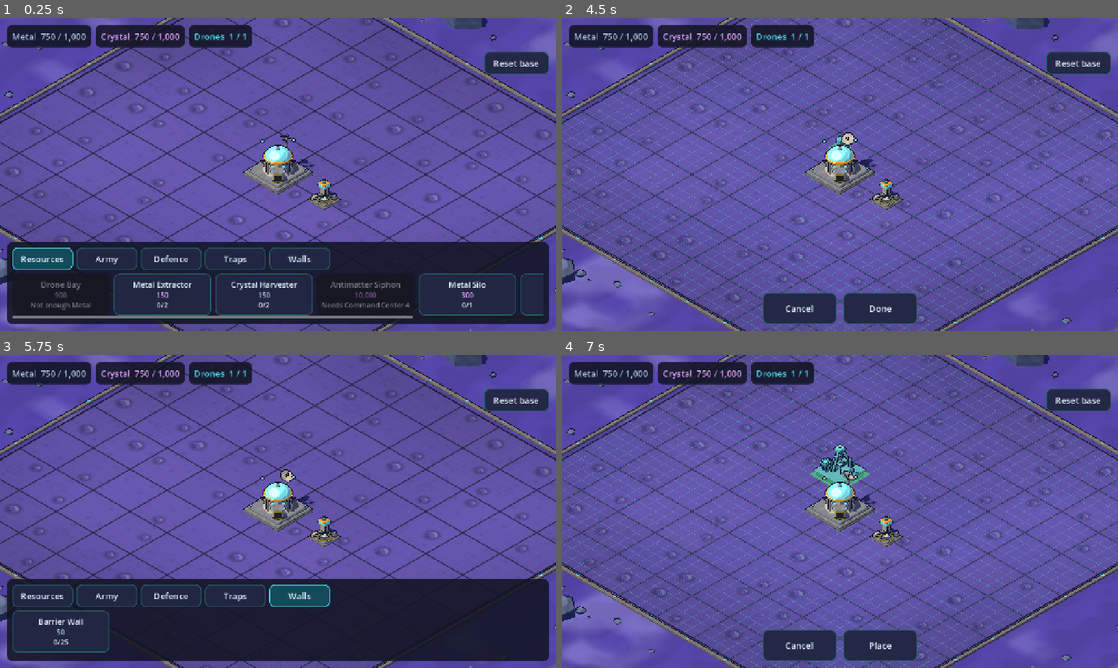
Above: before the commit, frames 1-4 (two rows, left to right).
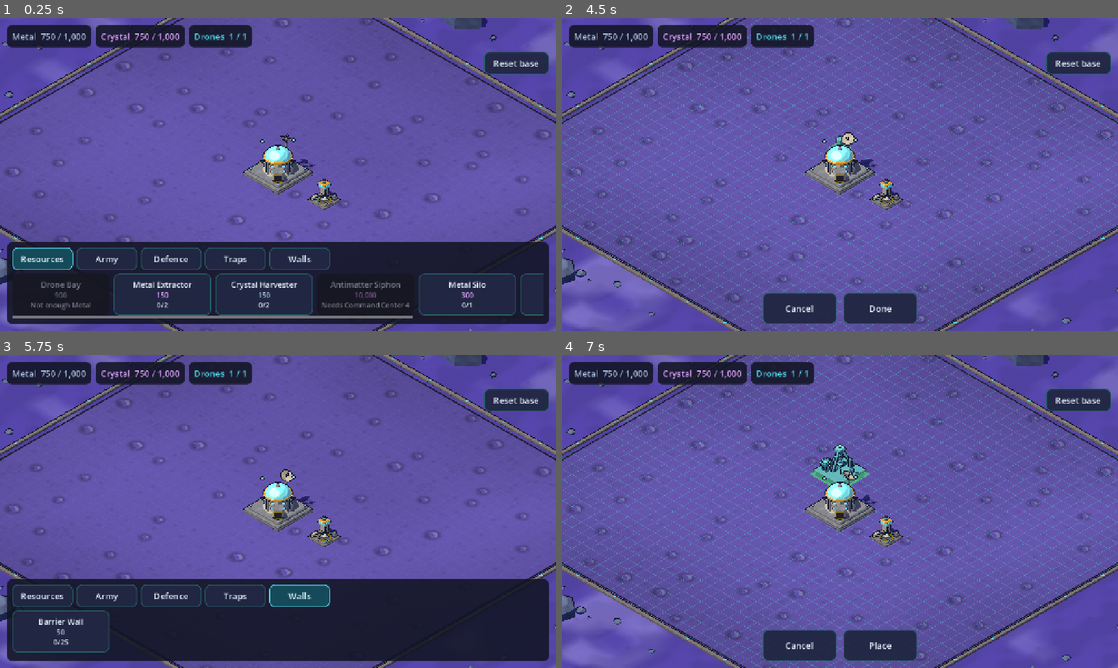
Above: after the commit, the same moments.

Repository: tarnan3751/space-game
Game: Godot game, scene res://scenes/main.tscn
Two runs of this game, one before a commit and one after it. Both use one fixed random seed, a clock stepped at 60 frames per second and the inputs below.
Inputs (mouse positions are in pixels of both pictures, inside the frame that each line leads up to):
- Up to frame 1 (0.25 s): no input
- Up to frame 2 (4.5 s): click "Resources" at 0.5 s; click "Army" at 1.25 s; click "Defence" at 2 s; click "Traps" at 2.75 s; click "Walls" at 3.5 s; click (623, 293) at 4.27 s
- Up to frame 3 (5.75 s): click "Done" at 5 s
- Up to frame 4 (7 s): click "Resources" at 5.75 s; click (723, 630) at 6.52 s

The runs differ from the first frame. In frame 1, 4.0% of the frame differs, in the area x 0-100%, y 0-100%; in frame 2, 4.9%; in frame 3, 4.0%; in frame 4, 4.8%.

Commit message:
Draw the field as one seamless plain
The owner wants the field to be one connected piece without the black borders
between the 4x4 plates. The ink seams along every fourth grid line go, and so
does each tile's own tint, nudged in value and in warmth by its hash: every
tile now has the same ground, the plate tint dusted with the field's base tint.

The grain that the texture carried per tile moves into the shader, in world
space so it runs on across the tiles: two octaves of the value noise at 6 and
12 repeats a cell, each 0.035 either way on the ground under the marks, each
faded out as its lattice falls under a pixel so it does not shimmer at the
widest zooms. The macro noise, the darkening towards the edge, the ink line
along the field's edge, the cell grid, and the tiles' variants, orientations,
lean lighting, tone and ink are as before; the tiles remain what keeps the
plain from repeating, and nothing marks where one ends.

Diff:
--- a/src/game/ground.gdshader
+++ b/src/game/ground.gdshader
@@ -1,25 +1,26 @@
 shader_type spatial;
 render_mode ambient_light_disabled;
 
-// The buildable field (docs/reference/art-style.md, **The field**): a plain of levelled landing
-// plates, PLATE cells square, each drawn from the field texture, with ink seams between the
-// plates, an ink line along the field's edge, and the cell grid in holographic cyan, faint by
-// default and brighter while placing (BaseView.set_grid_highlight sets line_strength); all under
-// the comic style's light (toon_common): the three bands, the halftone in the shadow band. Cells
-// are 1 world unit; the plane is centred on 0.
+// The buildable field (docs/reference/art-style.md, **The field**): one seamless levelled plain
+// of regolith with scattered marks, an ink line along the field's edge, and the cell grid in
+// holographic cyan, faint by default and brighter while placing (BaseView.set_grid_highlight sets
+// line_strength); all under the comic style's light (toon_common): the three bands, the halftone
+// in the shadow band. Cells are 1 world unit; the plane is centred on 0.
 //
-// The field texture (assets/textures/field.png, tools/gen_textures.gd, _draw_field) is an atlas
-// of four plate tiles, quadrant column + 2 row, and holds weights, not colours: R and G the
-// surface's lean across the tile (0.5 flat, 0 and 1 a full lean either way), B ink, A tone (0.5
-// neutral). The tints are MaterialKit roles, set by BaseView. Each plate takes one tile (its
-// variant) in one of eight orientations (a quarter turn count, mirrored from 4 on), both from its
-// cell hash, so neighbouring plates differ. The lean is turned back into the field's axes and
-// lit from sun_across, so however a tile lies its marks are lit from the sun: the side leaning
-// towards it takes the light tint, the side leaning away the dark. The tone mixes towards the
-// dark tint below 0.5 and towards the light above it. A plate is the plate tint, nudged in value
-// and in warmth by the plate, dusted at DUST_SHOWS with the field's base tint. A large value
-// noise and a darkening towards the edge vary the plain further. The seams and the edge line are
-// a fixed width in pixels at a 720 px viewport height, scaled with it, like the ink outline.
+// The marks come from the field texture (assets/textures/field.png, tools/gen_textures.gd,
+// _draw_field), an atlas of four tiles, quadrant column + 2 row, which holds weights, not colours:
+// R and G the surface's lean across the tile (0.5 flat, 0 and 1 a full lean either way), B ink, A
+// tone (0.5 neutral). Every channel is flat along a tile's edges, so nothing shows where one tile
+// meets the next. The tints are MaterialKit roles, set by BaseView. The field is laid with tiles
+// TILE cells square, each one of the four (its variant) in one of eight orientations (a quarter
+// turn count, mirrored from 4 on), both from its cell hash, so the plain does not repeat. The lean
+// is turned back into the field's axes and lit from sun_across, so however a tile lies its marks
+// are lit from the sun: the side leaning towards it takes the light tint, the side leaning away
+// the dark. The tone mixes towards the dark tint below 0.5 and towards the light above it.
+// Everywhere the ground is the plate tint dusted at DUST_SHOWS with the field's base tint, with a
+// fine grain in world space, so it runs on across the tiles, under the marks; a large value noise
+// and a darkening towards the edge vary the plain further. The edge line is a fixed width in pixels
+// at a 720 px viewport height, scaled with it, like the ink outline.
 
 #include "res://src/game/toon_common.gdshaderinc"
 
@@ -36,17 +37,17 @@
 // Towards the key light across the ground, in cell x and y (world x and z): BaseView's SUN_ACROSS.
 uniform vec2 sun_across = vec2(-0.5, 0.866);
 
-// Cells a plate spans.
-const float PLATE = 4.0;
-// The offsets of the cell hash that picks a plate's tile, its orientation and its warmth.
+// Cells a tile of the field texture spans.
+const float TILE = 4.0;
+// The offsets of the cell hash that picks a tile's variant and its orientation.
 const float VARIANT_HASH = 30.0;
 const float ORIENTATION_HASH = 27.0;
-const float WARMTH_HASH = 53.0;
-// How much of the base dust covers a plate, and how far a plate's tint varies either way in
-// value, and in warmth on red and blue.
+// How much of the field's base tint dusts the plate tint.
 const float DUST_SHOWS = 0.6;
-const float PLATE_TINT = 0.04;
-const float PLATE_WARMTH = 0.03;
+// The grain: value noise at GRAIN_CELLS repeats a cell, each octave GRAIN either way, faded out as
+// its lattice falls under a pixel.
+const vec2 GRAIN_CELLS = vec2(6.0, 12.0);
+const float GRAIN = 0.035;
 // The lean's light across the sun at which a mark's light or dark side starts and is full.
 const float LEAN_FROM = 0.25;
 const float LEAN_FULL = 0.4;
@@ -55,8 +56,7 @@
 const float MACRO_CELLS = 12.0;
 const float MACRO = 0.06;
 const float EDGE_DARKEN = 0.1;
-// Ink line widths in pixels at a 720 px viewport height: the plate seams, the field's edge.
-const float SEAM_PX = 2.0;
+// The ink line's width along the field's edge, in pixels at a 720 px viewport height.
 const float EDGE_PX = 3.0;
 
 varying vec3 world_pos;
@@ -75,7 +75,7 @@
 }
 
 // Smooth value noise in [0, 1] on a lattice of 1, from cell_tone (offset, so it does not follow
-// the plates' tints).
+// the tiles' picks).
 float value_noise(vec2 p) {
 	vec2 i = floor(p) + 50.0;
 	vec2 f = fract(p);
@@ -92,26 +92,31 @@
 
 void fragment() {
 	vec2 cell = world_pos.xz + grid_size * 0.5;
-	vec2 plate = floor(cell / PLATE);
+	vec2 tile = floor(cell / TILE);
+	// Cells per pixel along each axis, for the grain's fade and the lines drawn a fixed width on
+	// screen.
+	vec2 cells_per_px = vec2(length(vec2(dFdx(cell.x), dFdy(cell.x))), length(vec2(dFdx(cell.y), dFdy(cell.y))));
 
-	// The plate's tile, and `turn`, which takes the plate's own axes to the tile's about its
+	// The tile's variant, and `turn`, which takes the tile's own axes to the variant's about its
 	// middle: a quarter turn count, then mirrored from 4 on.
-	float variant = floor(cell_tone(plate + VARIANT_HASH) * 4.0);
-	float orientation = floor(cell_tone(plate + ORIENTATION_HASH) * 8.0);
+	float variant = floor(cell_tone(tile + VARIANT_HASH) * 4.0);
+	float orientation = floor(cell_tone(tile + ORIENTATION_HASH) * 8.0);
 	float angle = mod(orientation, 4.0) * PI * 0.5;
 	float c = round(cos(angle));
 	float s = round(sin(angle));
 	float flip = orientation < 4.0 ? 1.0 : -1.0;
 	mat2 turn = mat2(vec2(flip * c, s), vec2(-flip * s, c));
-	vec2 tile = turn * (fract(cell / PLATE) - 0.5) + 0.5;
-	vec2 uv = (vec2(mod(variant, 2.0), floor(variant * 0.5)) + tile) * 0.5;
-	// The gradients are the unturned, unbroken coordinates', so the mip does not jump at a seam.
-	vec2 across = cell / PLATE * 0.5;
+	vec2 at = turn * (fract(cell / TILE) - 0.5) + 0.5;
+	vec2 uv = (vec2(mod(variant, 2.0), floor(variant * 0.5)) + at) * 0.5;
+	// The gradients are the unturned, unbroken coordinates', so the mip does not jump where tiles
+	// meet.
+	vec2 across = cell / TILE * 0.5;
 	vec4 marks = textureGrad(field, uv, dFdx(across), dFdy(across));
 
-	vec3 warmth = vec3(1.0, 0.0, -1.0) * PLATE_WARMTH * (2.0 * cell_tone(plate + WARMTH_HASH) - 1.0);
-	vec3 plate_tint = plate_color.rgb * (1.0 + PLATE_TINT * (2.0 * cell_tone(plate) - 1.0)) * (1.0 + warmth);
-	vec3 albedo = mix(plate_tint, field_color.rgb, DUST_SHOWS);
+	vec3 albedo = mix(plate_color.rgb, field_color.rgb, DUST_SHOWS);
+	vec2 grain_fade = 1.0 - smoothstep(0.5, 1.0, GRAIN_CELLS * max(cells_per_px.x, cells_per_px.y));
+	albedo *= 1.0 + GRAIN * grain_fade.x * (2.0 * value_noise(cell * GRAIN_CELLS.x) - 1.0);
+	albedo *= 1.0 + GRAIN * grain_fade.y * (2.0 * value_noise(cell * GRAIN_CELLS.y) - 1.0);
 	albedo = mix(albedo, field_dark.rgb, clamp(1.0 - 2.0 * marks.a, 0.0, 1.0));
 	albedo = mix(albedo, field_light.rgb, clamp(2.0 * marks.a - 1.0, 0.0, 1.0));
 	// The lean, back in the field's axes: `turn` is orthogonal, so its inverse is its transpose.
@@ -124,14 +129,9 @@
 	vec2 out_from_centre = abs(cell / grid_size - 0.5) * 2.0;
 	albedo *= 1.0 - EDGE_DARKEN * smoothstep(0.5, 1.0, max(out_from_centre.x, out_from_centre.y));
 
-	// Pixels per cell along each axis, for the lines drawn a fixed width on screen.
-	vec2 cells_per_px = vec2(length(vec2(dFdx(cell.x), dFdy(cell.x))), length(vec2(dFdx(cell.y), dFdy(cell.y))));
 	float px_scale = VIEWPORT_SIZE.y / 720.0;
-	vec2 to_seam = abs(fract(cell / PLATE - 0.5) - 0.5) * PLATE / cells_per_px;
 	vec2 to_edge = min(cell, grid_size - cell) / cells_per_px;
-	float seam = ink_line(min(to_seam.x, to_seam.y), SEAM_PX * px_scale);
-	float edge = ink_line(min(to_edge.x, to_edge.y), 2.0 * EDGE_PX * px_scale);
-	albedo = mix(albedo, ink_color.rgb, max(seam, edge));
+	albedo = mix(albedo, ink_color.rgb, ink_line(min(to_edge.x, to_edge.y), 2.0 * EDGE_PX * px_scale));
 
 	vec2 to_line = abs(fract(cell - 0.5) - 0.5);
 	float line = 1.0 - smoothstep(0.0, line_width, min(to_line.x, to_line.y));
